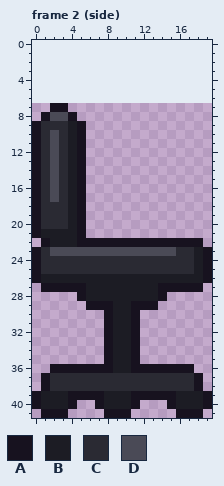
Pixel-art file: office/pieces/chair_office.aseprite. Above is the file before it was changed.
20x35 pixels, 2 frames. Shown: frame 2 (side). The old version is drawn lined up with the new one, on the new canvas.
Palette (. is transparent): A #17121f  B #1c1c24  C #2a2a33  D #4a4a56
Pixels before, frame 2 (side), first column x 0:
 7 ..AA................
 8 .ADDA...............
 9 ACCCBA..............
10 ACDCBA..............
11 ACDCBA..............
12 ACDCBA..............
13 ACDCBA..............
14 ACDCBA..............
15 ACDCBA..............
16 ACDCBA..............
17 ACDCBA..............
18 ACCCBA..............
19 ACCCBA..............
20 ACCCBA..............
21 ABBBBA..............
22 .ABBBAAAAAAAAAAAAAA.
23 ACDDDDDDDDDDDDDDCCBA
24 ACCCCCCCCCCCCCCCCCBA
25 ACCCCCCCCCCCCCCCCCBA
26 ABBBBBBBBBBBBBBBBBBA
27 .AAAAABBBBBBBBAAAAA.
28 .....ABBBBBBBBA.....
29 ......AAABBAAA......
30 ........ABBA........
31 ........ABBA........
32 ........ABBA........
33 ........ABBA........
34 ........ABBA........
35 ........ABBA........
36 ..AAAAAAABBAAAAAAA..
37 .ACCCCCCCCCCCCCCCCA.
38 .ACCCCCCCCCCCCCCCCA.
39 ABBBAAAABBBAAAAABBBA
40 ABBBA..ABBBA...ABBBA
41 .AAA....AAA.....AAA.
Once edited:
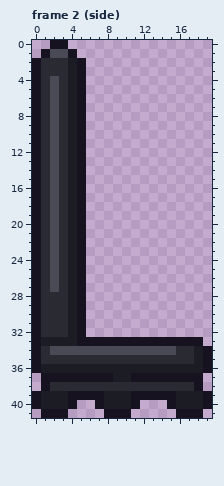
Change:
canvas 20x35 -> 20x42, the old top-left corner now at 0,7
Frame 2 (side):
The edit adds colour A in row 0 at x 2 to 3; in row 1 at x 1 and 4; in rows 2 to 8 at x 0 and 5; in row 22 at x 0; in rows 27 to 28 at x 0; in rows 29 to 32 at x 0 and 5.
The edit adds colour A in row 33 at x 0, 5 to 7 and 12 to 18; in rows 34 to 36 at x 0 and 19.
Colour B gives way to colour A in row 26 at x 5; in row 33 at x 9 to 10.
Colour C gives way to colour A in rows 24 to 25 at x 5; in row 37 at x 2 to 8 and 11 to 17.
Colour D gives way to colour A in row 23 at x 5.
The edit adds colour B in rows 2 to 7 at x 4; in rows 28 to 32 at x 4; in row 33 at x 1 to 4; in rows 34 to 35 at x 18; in row 36 at x 1 and 18.
Colour A gives way to colour B in row 8 at x 4; in row 27 at x 4; in row 36 at x 2 to 8 and 11 to 17.
Colour C gives way to colour B in rows 24 to 25 at x 4; in row 37 at x 9 to 10.
Colour D gives way to colour B in row 23 at x 4.
The edit adds colour C in rows 2 to 3 at x 1 to 3; in rows 4 to 6 at x 1 and 3; in row 7 at x 1; in rows 28 to 32 at x 1 to 3; in row 34 at x 1 and 16 to 17; in row 35 at x 1 to 7 and 12 to 17.
Colour A gives way to colour C in row 7 at x 3; in row 8 at x 1; in row 22 at x 1; in row 27 at x 1 and 3; in row 35 at x 8 and 11.
Colour B gives way to colour C in row 21 at x 1 and 3; in row 22 at x 3; in row 26 at x 1 and 3; in row 35 at x 9 to 10.
Colour D gives way to colour C in row 8 at x 3; in row 23 at x 3.
The edit adds colour D in row 1 at x 2 to 3; in rows 4 to 6 at x 2; in row 34 at x 2 to 7 and 12 to 15.
Colour A gives way to colour D in row 7 at x 2; in row 27 at x 2; in row 34 at x 8 and 11.
Colour B gives way to colour D in rows 21 to 22 at x 2; in row 26 at x 2; in row 34 at x 9 to 10.
Colour C gives way to colour D in row 9 at x 2; in rows 18 to 20 at x 2; in rows 24 to 25 at x 2.
Colour A is removed in row 22 at x 6 to 18; in rows 23 to 26 at x 19; in row 27 at x 14 to 18; in row 28 at x 14; in row 29 at x 6 to 8 and 11 to 13; in rows 30 to 32 at x 8 and 11.
Colour B is removed in rows 23 to 25 at x 18; in row 26 at x 6 to 18; in rows 27 to 28 at x 6 to 13; in rows 29 to 32 at x 9 to 10.
Colour C is removed in row 23 at x 16 to 17; in rows 24 to 25 at x 6 to 17.
Colour D is removed in row 23 at x 6 to 15.
Pixel boxes of the changes (left, top, right, bottom) in both pictures:
changed: (32, 40, 86, 130)
changed: (32, 202, 212, 382)
